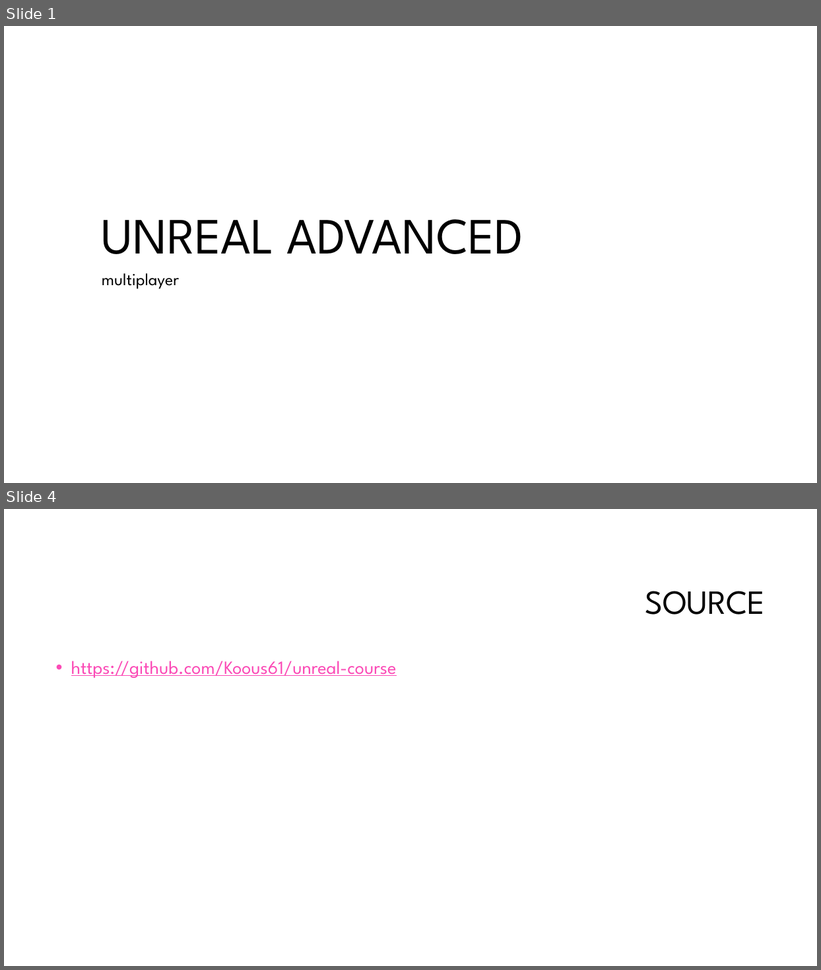
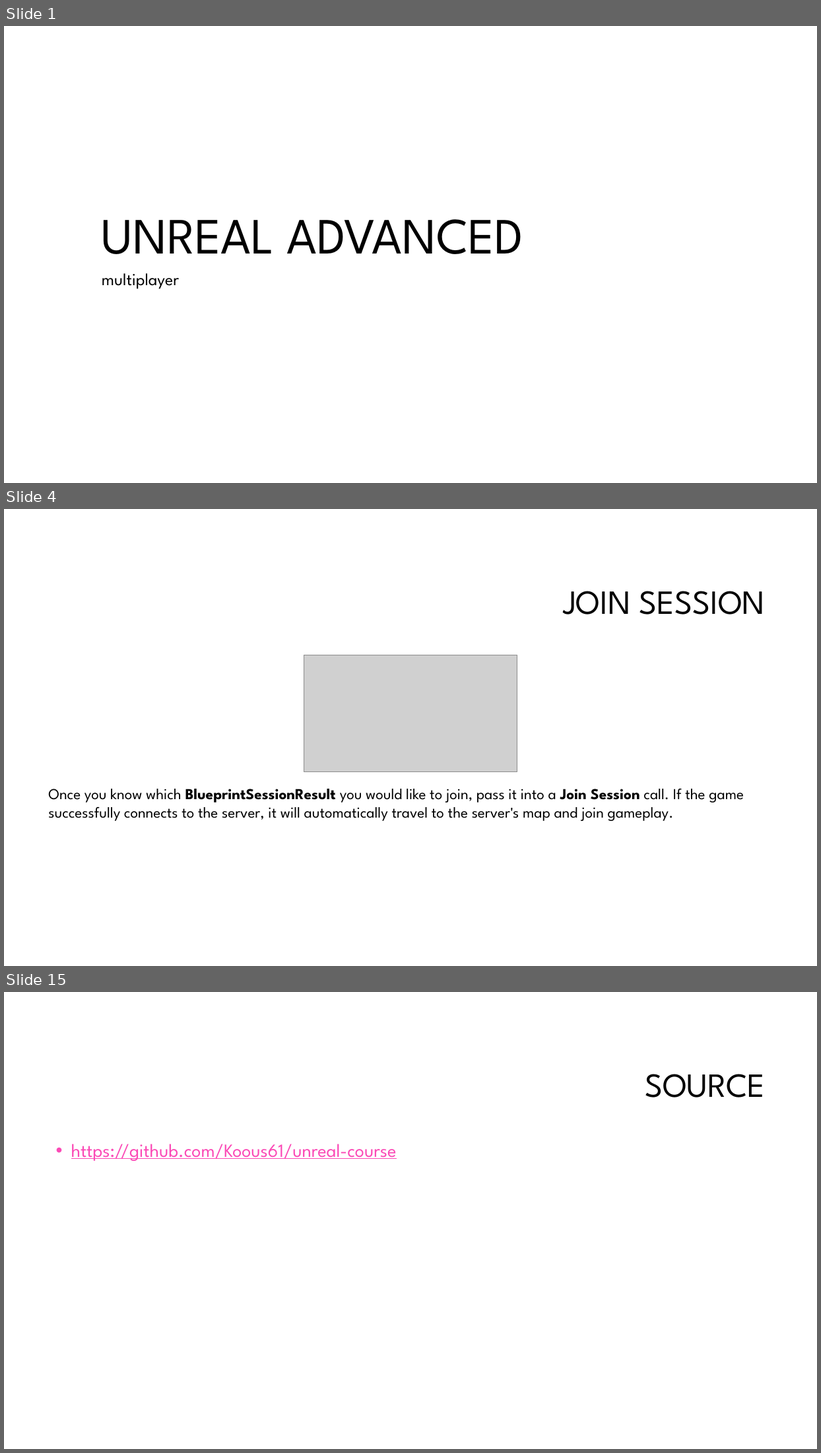
Before and after one commit to Koous61/unreal-course, a slide deck: Multiplayer[2].pptm. Shown one above the other, each under a label of ours: slides 1 and 4 before the commit, slides 1, 4 and 15 after it; the slides between them are not shown. The pictures are 821x970 and 821x1453 pixels, drawn with LibreOffice and Linux fonts; fonts in the diff are those of the drawing; grey boxes stand for pictures; background and template pictures are left out. Boxes give left, top, right and bottom in pixels: in the first picture for what was removed or moved away, otherwise in the second. Text is boxed around its words. In the diff, an @@ line names an element or a change of style, - is before the commit and + after.

```diff
--- a/Multiplayer[2].pptm
+++ b/Multiplayer[2].pptm
@@ slide 4 added at (4, 509, 817, 966), background #FFFFFF @@
@@ title added at (563, 591, 766, 615), 40 pt, text #000000 @@
+JOIN SESSION
@@ picture added at (304, 656, 517, 772) @@
@@ text added at (48, 789, 744, 821), 18 pt, text #000000 @@
+Once you know which BlueprintSessionResult you would like to join, pass it into a Join Session call. If the game successfully connects to the server, it will automatically travel to the server's map and join gameplay.
@@ what was slide 4 is now slide 15 @@
```
Also in this commit, not shown: 1 slide changed, 11 other slides added, 1 slide removed.
